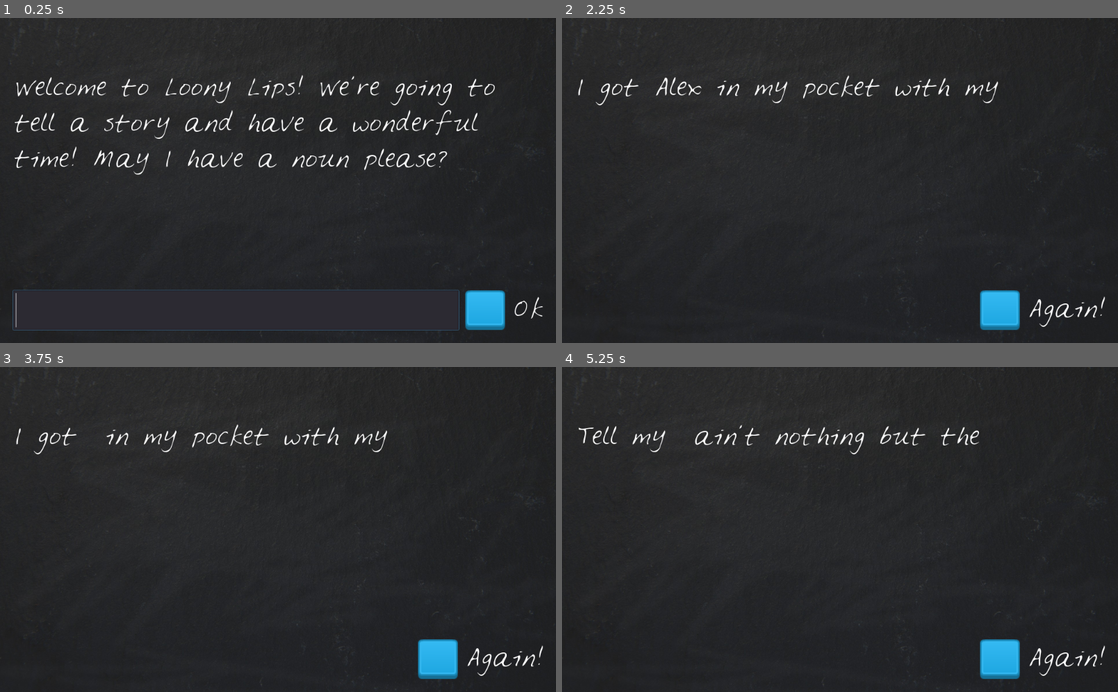
Above: before the commit, frames 1-4 (two rows, left to right).
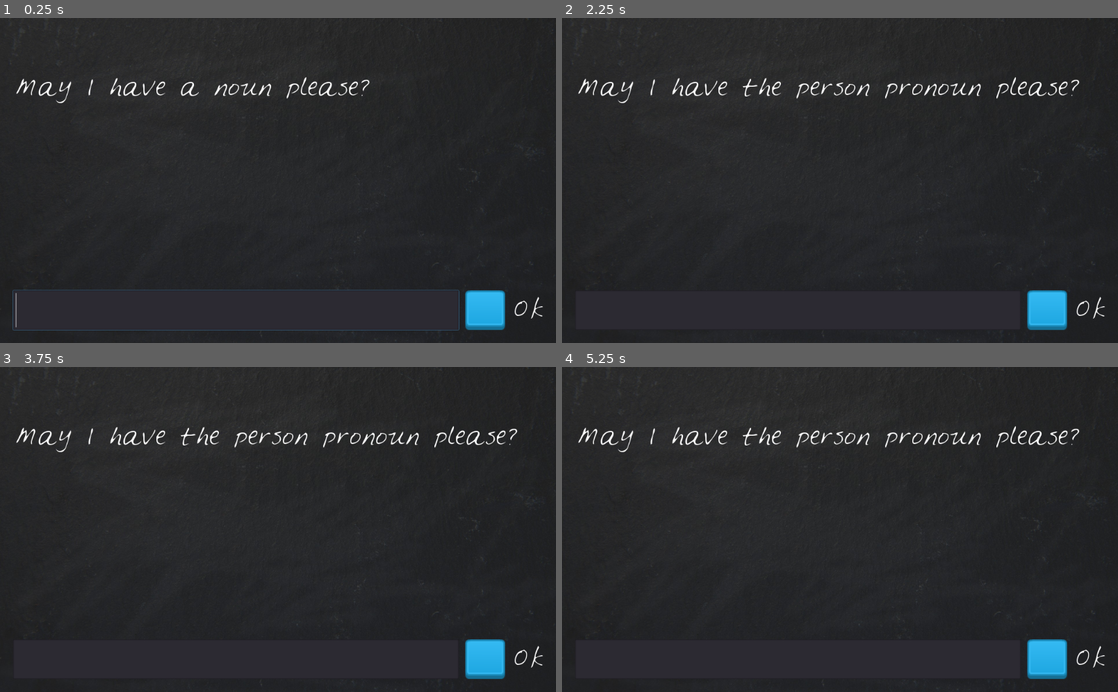
Above: after the commit, the same moments.

Repository: GustiCahya/LooneyLips
Game: Godot game, scene res://LoonyLips.tscn
The game is run twice, just before and just after one commit, with the same random seed, the same clock (stepped at 60 frames per second) and the same inputs.
Inputs (mouse positions are in pixels of both pictures, inside the frame that each line leads up to; where the layout moved, square brackets give the same spot in the first picture):
- Up to frame 1 (0.25 s): no input
- Up to frame 2 (2.25 s): click (795, 310) at 0.52 s; type "Alex" at 0.6 s; click (1045, 310) at 1.25 s; click (1045, 310) at 2 s
- Up to frame 3 (3.75 s): click (483, 659) [439, 659] at 2.75 s; tap Enter at 3.5 s
- Up to frame 4 (5.25 s): tap Space at 4.25 s; tap Enter at 5 s

The runs differ from the first frame. In frame 1, 3.4% of the frame differs, in the area x 2-89%, y 17-49%; in frame 2, 3.6%, in the area x 2-98%, y 17-97%; in frame 3, 3.4%; in frame 4, 3.5%.

Commit message:
fix bugs

Diff:
--- a/LoonyLips.gd
+++ b/LoonyLips.gd
@@ -43,10 +43,12 @@
 
 func add_to_player_words():
 	var new_text = PlayerText.text
-	player_words.append(new_text)
-	DisplayText.text = ""
-	PlayerText.clear()
-	refresh_scene()
+	if new_text:
+		player_words.append(new_text)
+		PlayerText.clear()
+		refresh_scene()
+	else:
+		refresh_scene()
 
 func is_story_done():
 	return player_words.size() == current_story.prompts.size()
@@ -58,6 +60,7 @@
 		show_question()
 
 func show_question():
+	DisplayText.text = ""
 	DisplayText.text += "May I have " + current_story.prompts[player_words.size()] + " please?"
 	PlayerText.show()
 	SubmitLabel.text = "Ok"
Not shown, changed: .mono/metadata/ide_messaging_meta.txt
